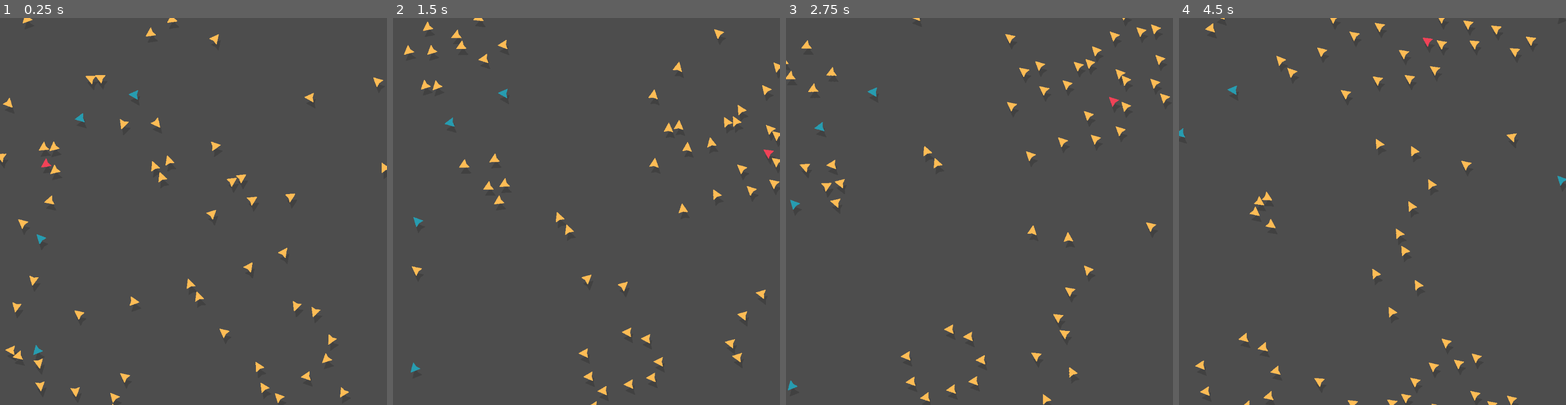
Above: before the commit, frames 1-4 (left to right).
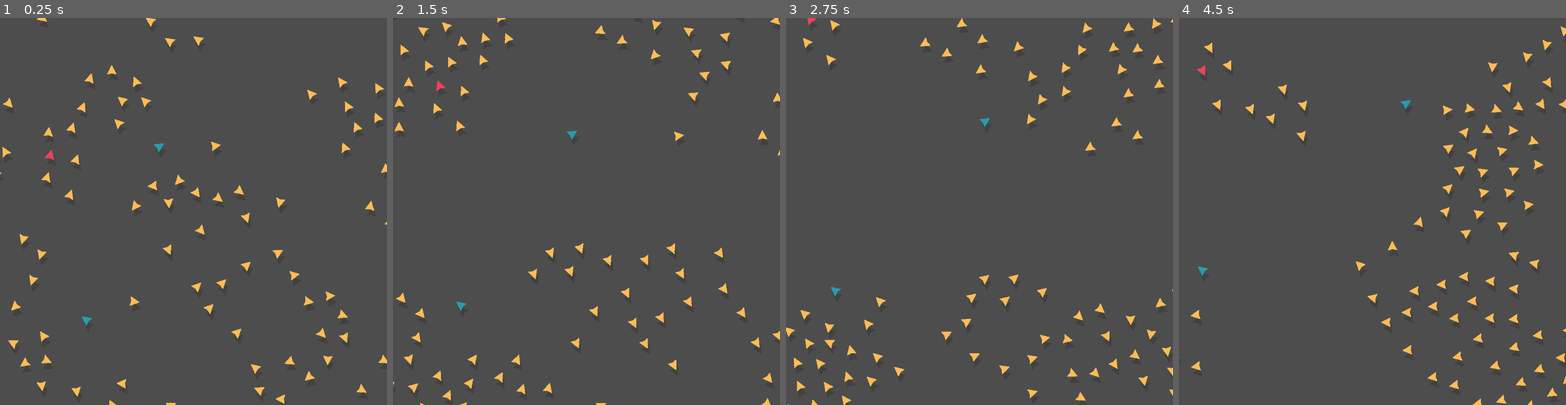
Above: after the commit, the same moments.

Repository: stefanhacks/goids
Game: Godot game, scene res://scenes/main.tscn
Two runs of this game, one before a commit and one after it. Both use one fixed random seed, a clock stepped at 60 frames per second and the inputs below. The project has no main scene, so this scene is started directly.
Inputs:
- Up to frame 1 (0.25 s): no input
- Up to frame 2 (1.5 s): no input
- Up to frame 3 (2.75 s): no input
- Up to frame 4 (4.5 s): no input

The runs differ from the first frame. In frame 1, 3.5% of the frame differs, in the area x 0-100%, y 0-100%; in frame 2, 3.9%; in frame 3, 4.0%; in frame 4, 4.1%.

Commit message:
Organized Boid behavior into test scenes. Refactored a chunk of it.

Diff:
--- a/project.godot
+++ b/project.godot
@@ -28,6 +28,10 @@
 "res://themes/": "yellow"
 }
 
+[physics]
+
+2d/default_gravity=0.0
+
 [rendering]
 
 textures/canvas_textures/default_texture_filter=3
--- a/scenes/components/boid.gd
+++ b/scenes/components/boid.gd
@@ -4,37 +4,47 @@
 @export var normal_color: Color = Color('febc55')
 @export var predator_color: Color = Color('279cb0')
 @export var tracking_color: Color = Color('f04257')
+@export var testing = false
 
 @onready var shadow_root: Node2D = $ShadowRoot
 @onready var body_root: Node2D = $BodyRoot
+@onready var direction_line: Line2D = $DirectionLine
 
 var boids: Array[Boid] = []
 var direction: Vector2
 var active_area: Vector2 = Vector2.ONE * 1000
 
+var tracking = false
+var show_direction_line = false
+
 var predator = false
-var tracking = false
+var target: Boid
 
 
 func _ready() -> void:
+	if testing == true:
+		return
+
+	show_direction_line = direction_line.visible
 	direction = Vector2(randf_range(-1.0, 1.0), randf_range(-1.0, 1.0)).normalized()
-	predator = randf_range(0, 1) < 0.1
 
 
 func _physics_process(delta: float) -> void:
-	_track()
+	if testing == true:
+		return
 
-	# Arbitrary weights
-	if !predator:
-		var separation = _separation() * 2
-		var alignment = _alignment()
-		var cohesion = _cohesion() * 0
+	# Multiplied by arbitrary weights
+	if predator == true:
+		direction = direction + _seek()
+	else:
+		var separation = _separation() * 50
+		var alignment = _alignment() * 1
+		var cohesion = _cohesion() * 1
 
 		direction = (direction + separation + alignment + cohesion).normalized()
 
-	#if predator == true:
-		#_seek()
-
+	_track()
+	_update_direction_line()
 	_move(delta)
 	_wrap_around()
 
@@ -48,63 +58,79 @@
 		body_root.modulate = normal_color
 
 
-func _separation() -> Vector2:
+func _update_direction_line(point_to = direction) -> void:
+	if show_direction_line == true:
+		direction_line.modulate = body_root.modulate
+		direction_line.points[1] = point_to * 100
+
+	direction_line.visible = show_direction_line
+
+
+# Returns weighted vector pointing average distant direction of close by boids.
+func _separation(boid_radius = Constants.SEPARATION_RADIUS, predator_radius = Constants.PREDATOR_RADIUS) -> Vector2:
 	var separation = Vector2.ZERO
 
 	for boid in boids:
-		if boid == self:
+		var distance = boid.position.distance_to(position)
+		if distance == 0:
 			continue
 
-		var distance = boid.position.distance_to(position)
-		if boid.predator == true and distance < Constants.PREDATOR_RADIUS:
+		if predator == false and boid.predator == true and predator_radius > distance:
 			var diff = (position - boid.position).normalized()
 			separation += diff * 500
-		elif distance < Constants.SEPARATION_RADIUS:
+		elif boid_radius > distance:
 			var diff = (position - boid.position).normalized()
 			separation += diff / distance
-
 
 	return separation
 
 
-func _alignment() -> Vector2:
+# Returns normalized vector pointing towards average direction of close by boids.
+func _alignment(boid_radius = Constants.ALIGNMENT_RADIUS) -> Vector2:
 	var alignment = Vector2.ZERO
 
 	var aligned_to = 0.0
 	var direction_sum = Vector2.ZERO
 	for boid in boids:
-		if boid != self and boid.position.distance_to(position) < Constants.ALIGNMENT_RADIUS:
+		var distance = boid.position.distance_to(position)
+		if boid == self:
+			continue
+
+		if boid_radius > distance and distance > 0:
 			aligned_to += 1.0
 			direction_sum += boid.direction
 
 	if aligned_to > 0.0:
-		alignment = (direction_sum / aligned_to).normalized()
+		alignment = (direction_sum / aligned_to)
 
 	return alignment
 
 
-func _cohesion() -> Vector2:
+# Returns normalized vector pointing towards center position of close by boids.
+func _cohesion(boid_radius = Constants.COHESION_RADIUS) -> Vector2:
 	var cohesion = Vector2.ZERO
 
 	var grouped_to = 0.0
 	var location_sum = Vector2.ZERO
 	for boid in boids:
-		if boid != self and boid.position.distance_to(position) < Constants.COHESION_RADIUS:
+		var distance = boid.position.distance_to(position)
+		if boid_radius > distance and distance > 0:
 			grouped_to += 1.0
 			location_sum += boid.position
 
 	if grouped_to > 0.0:
 		cohesion = location_sum / grouped_to
-
-	return cohesion
+		return position.direction_to(cohesion)
+	else:
+		return Vector2.ZERO
 
 
-func _seek() -> void:
-	pass
+func _seek() -> Vector2:
+	return Vector2.ZERO
 
 
 func _move(delta: float) -> void:
-	var new_point = position + direction * 100
+	var new_point = position + direction * 100.0
 	_rotate(new_point)
 
 	var speed = Constants.PREDATOR_SPEED if predator else Constants.NORMAL_SPEED
--- a/scenes/components/boid.tscn
+++ b/scenes/components/boid.tscn
@@ -6,7 +6,6 @@
 [node name="Boid" type="Node2D"]
 script = ExtResource("1_10osq")
 normal_color = Color(0.996078, 0.737255, 0.333333, 1)
-mutated_color = Color(0.154251, 0.612081, 0.689548, 1)
 tracking_color = Color(0.941176, 0.258824, 0.341176, 1)
 
 [node name="ShadowRoot" type="Node2D" parent="."]
@@ -27,3 +26,8 @@
 rotation = 1.5708
 scale = Vector2(0.4, 0.4)
 texture = ExtResource("1_cl1rl")
+
+[node name="DirectionLine" type="Line2D" parent="."]
+visible = false
+points = PackedVector2Array(0, 0, 150, 0)
+width = 1.0
--- a/scenes/components/boids_manager.gd
+++ b/scenes/components/boids_manager.gd
@@ -1,6 +1,6 @@
 extends Node
 
-@export var boid_count = 60
+@export var boid_count = 80
 @export var target_area: Vector2 = Vector2(1050.0, 1050.0)
 
 const BOID = preload("res://scenes/components/boid.tscn")
@@ -21,5 +21,6 @@
 		boid.name = "Boid%s" % i
 
 		boid.tracking = i == 0
+		boid.predator = (i + 1) % 40 == 0
 
 		add_child(boid)
--- /dev/null
+++ b/scenes/tests/test_alignment.gd
@@ -0,0 +1,46 @@
+extends Node2D
+
+@export var boids: Array[Boid]
+
+var direction_interval: float = .7
+var tracking_boid: Boid
+var boids_zero: Vector2i
+
+
+func _ready() -> void:
+	get_tree().create_timer(direction_interval).timeout.connect(_change_direction)
+
+	for boid in boids:
+		boid.boids = boids
+
+		if tracking_boid == null:
+			tracking_boid = boid
+			boids_zero = boid.position
+			boid.show_direction_line = true
+			boid.tracking = true
+			boid._track()
+		else:
+			boid.direction = Vector2.UP
+
+
+func _physics_process(delta: float) -> void:
+	for boid in boids:
+		if boid.tracking == true:
+			var alignment_point = boid._alignment(500)
+			boid._update_direction_line(alignment_point)
+			boid._rotate(boid.position + alignment_point)
+			print(boid.name, ": ", alignment_point)
+		else:
+			boid._move(delta)
+			boid._wrap_around()
+
+
+func _change_direction() -> void:
+	get_tree().create_timer(direction_interval).timeout.connect(_change_direction)
+
+	var i = 0
+	for boid in boids:
+		if boid.tracking == false:
+			boid.position = boids_zero - Vector2i(20, 20) + Vector2i(40, 40) * i
+			boid.direction = Vector2(randf_range(-1, 1), randf_range(-1, 1)).normalized()
+			i += 1
--- /dev/null
+++ b/scenes/tests/test_alignment.tscn
@@ -0,0 +1,20 @@
+[gd_scene load_steps=3 format=3 uid="uid://im6spv0mbw6y"]
+
+[ext_resource type="Script" path="res://scenes/tests/test_alignment.gd" id="1_ydue4"]
+[ext_resource type="PackedScene" uid="uid://dpa5tro082qtk" path="res://scenes/components/boid.tscn" id="2_lnh3h"]
+
+[node name="TestAlignment" type="Node2D" node_paths=PackedStringArray("boids")]
+script = ExtResource("1_ydue4")
+boids = [NodePath("Boid"), NodePath("Boid2"), NodePath("Boid3")]
+
+[node name="Boid" parent="." instance=ExtResource("2_lnh3h")]
+position = Vector2(500, 500)
+testing = true
+
+[node name="Boid2" parent="." instance=ExtResource("2_lnh3h")]
+position = Vector2(480, 480)
+testing = true
+
+[node name="Boid3" parent="." instance=ExtResource("2_lnh3h")]
+position = Vector2(520, 520)
+testing = true
--- /dev/null
+++ b/scenes/tests/test_cohesion.gd
@@ -0,0 +1,46 @@
+extends Node2D
+
+@export var boids: Array[Boid]
+
+var direction_interval: float = .7
+var tracking_boid: Boid
+var boids_zero: Vector2i
+
+
+func _ready() -> void:
+	get_tree().create_timer(direction_interval).timeout.connect(_change_direction)
+
+	for boid in boids:
+		boid.boids = boids
+
+		if tracking_boid == null:
+			tracking_boid = boid
+			boids_zero = boid.position
+			boid.show_direction_line = true
+			boid.tracking = true
+			boid._track()
+		else:
+			boid.direction = Vector2.UP
+
+
+func _physics_process(delta: float) -> void:
+	for boid in boids:
+		if boid.tracking == true:
+			var cohesion_point = boid._cohesion(500)
+			boid._update_direction_line(cohesion_point)
+			boid._rotate(boid.position + cohesion_point)
+			print(boid.name, ": ", cohesion_point)
+		else:
+			boid._move(delta)
+			boid._wrap_around()
+
+
+func _change_direction() -> void:
+	get_tree().create_timer(direction_interval).timeout.connect(_change_direction)
+
+	var i = 0
+	for boid in boids:
+		if boid.tracking == false:
+			boid.position = boids_zero - Vector2i(20, 20) + Vector2i(40, 40) * i
+			boid.direction = Vector2(randf_range(-1, 1), randf_range(-1, 1)).normalized()
+			i += 1
--- /dev/null
+++ b/scenes/tests/test_cohesion.tscn
@@ -0,0 +1,20 @@
+[gd_scene load_steps=3 format=3 uid="uid://mifoo1mu0dpv"]
+
+[ext_resource type="Script" path="res://scenes/tests/test_cohesion.gd" id="1_cvgju"]
+[ext_resource type="PackedScene" uid="uid://dpa5tro082qtk" path="res://scenes/components/boid.tscn" id="2_ciubv"]
+
+[node name="TestCohesion" type="Node2D" node_paths=PackedStringArray("boids")]
+script = ExtResource("1_cvgju")
+boids = [NodePath("Boid"), NodePath("Boid2"), NodePath("Boid3")]
+
+[node name="Boid" parent="." instance=ExtResource("2_ciubv")]
+position = Vector2(500, 500)
+testing = true
+
+[node name="Boid2" parent="." instance=ExtResource("2_ciubv")]
+position = Vector2(480, 480)
+testing = true
+
+[node name="Boid3" parent="." instance=ExtResource("2_ciubv")]
+position = Vector2(520, 520)
+testing = true
--- /dev/null
+++ b/scenes/tests/test_move_and_wrap.gd
@@ -0,0 +1,13 @@
+extends Node2D
+
+@export var boids: Array[Boid]
+
+@onready var direction = Vector2(randf_range(-1.0, 1.0), randf_range(-1.0, 1.0)).normalized()
+
+
+func _physics_process(delta: float) -> void:
+	for boid in boids:
+		boid.testing = true
+		boid.direction = direction
+		boid._move(delta)
+		boid._wrap_around()
--- /dev/null
+++ b/scenes/tests/test_move_and_wrap.tscn
@@ -0,0 +1,16 @@
+[gd_scene load_steps=3 format=3 uid="uid://cusw40uxsynli"]
+
+[ext_resource type="Script" path="res://scenes/tests/test_move_and_wrap.gd" id="1_4kf8u"]
+[ext_resource type="PackedScene" uid="uid://dpa5tro082qtk" path="res://scenes/components/boid.tscn" id="2_ys567"]
+
+[node name="TestMoveAndWrap" type="Node2D" node_paths=PackedStringArray("boids")]
+script = ExtResource("1_4kf8u")
+boids = [NodePath("Boid"), NodePath("Boid2")]
+
+[node name="Boid" parent="." instance=ExtResource("2_ys567")]
+position = Vector2(510, 510)
+testing = true
+
+[node name="Boid2" parent="." instance=ExtResource("2_ys567")]
+position = Vector2(490, 490)
+testing = true
--- /dev/null
+++ b/scenes/tests/test_separation.gd
@@ -0,0 +1,27 @@
+extends Node2D
+
+@export var boids: Array[Boid]
+
+var tracking_boid: Boid
+
+
+func _ready() -> void:
+	for boid in boids:
+		boid.boids = boids
+		if tracking_boid == null:
+			boid.show_direction_line = true
+			tracking_boid = boid
+			boid.tracking = true
+			boid._track()
+
+
+func _physics_process(delta: float) -> void:
+	for boid in boids:
+		boid.direction = boid._separation(500) * 70
+
+		if boid.tracking == true:
+			print(boid.name, ": ", boid.direction)
+			boid._update_direction_line()
+
+		boid._move(delta)
+		boid._wrap_around()
--- /dev/null
+++ b/scenes/tests/test_separation.tscn
@@ -0,0 +1,16 @@
+[gd_scene load_steps=3 format=3 uid="uid://cshurogc1w153"]
+
+[ext_resource type="Script" path="res://scenes/tests/test_separation.gd" id="1_8u1ri"]
+[ext_resource type="PackedScene" uid="uid://dpa5tro082qtk" path="res://scenes/components/boid.tscn" id="2_a8i8k"]
+
+[node name="TestSeparation" type="Node2D" node_paths=PackedStringArray("boids")]
+script = ExtResource("1_8u1ri")
+boids = [NodePath("Boid"), NodePath("Boid2")]
+
+[node name="Boid" parent="." instance=ExtResource("2_a8i8k")]
+position = Vector2(510, 510)
+testing = true
+
+[node name="Boid2" parent="." instance=ExtResource("2_a8i8k")]
+position = Vector2(490, 490)
+testing = true
--- a/scripts/constants.gd
+++ b/scripts/constants.gd
@@ -2,8 +2,9 @@
 
 const NORMAL_SPEED = 150
 const PREDATOR_SPEED = 50
+const HUNTING_SPEED = 185
 
-const SEPARATION_RADIUS = 70
+const SEPARATION_RADIUS = 60
 const ALIGNMENT_RADIUS = 100
 const COHESION_RADIUS = 10
 
